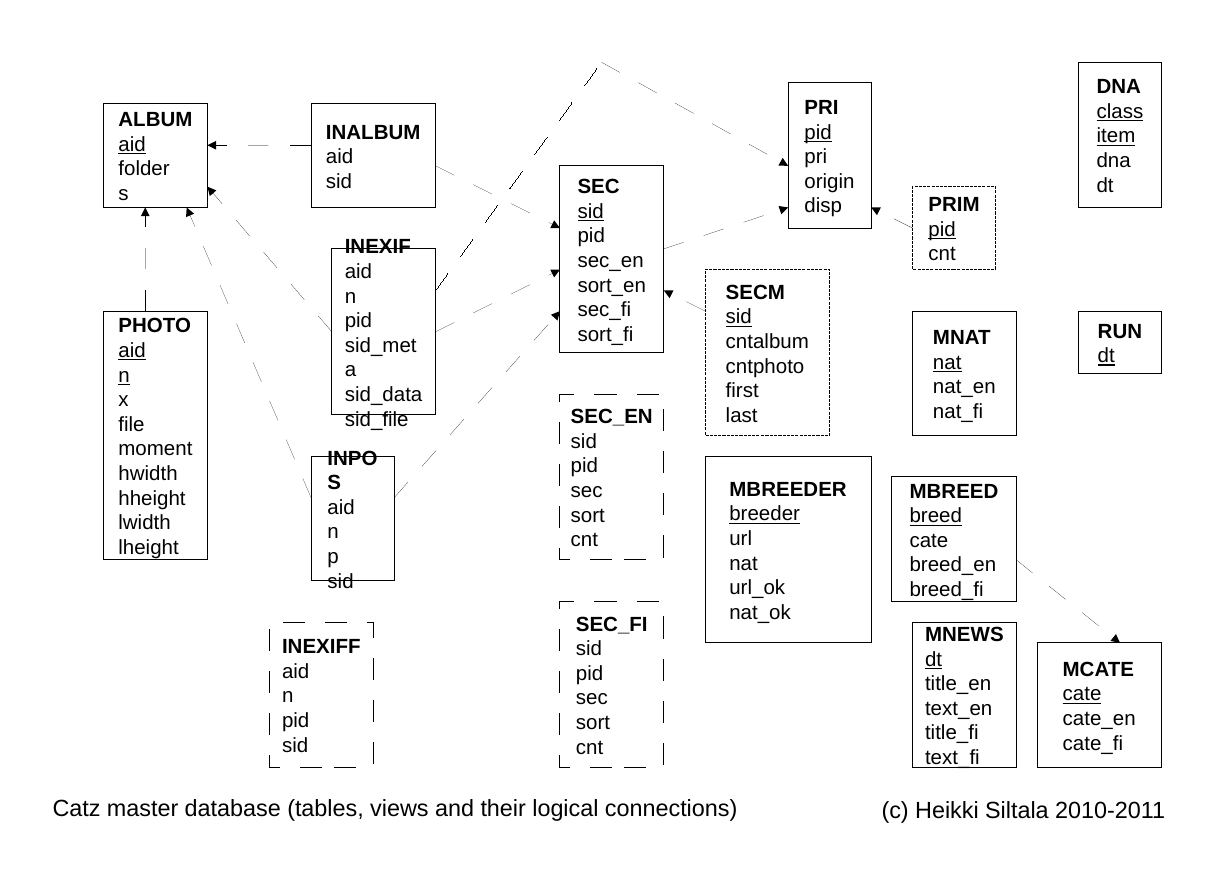
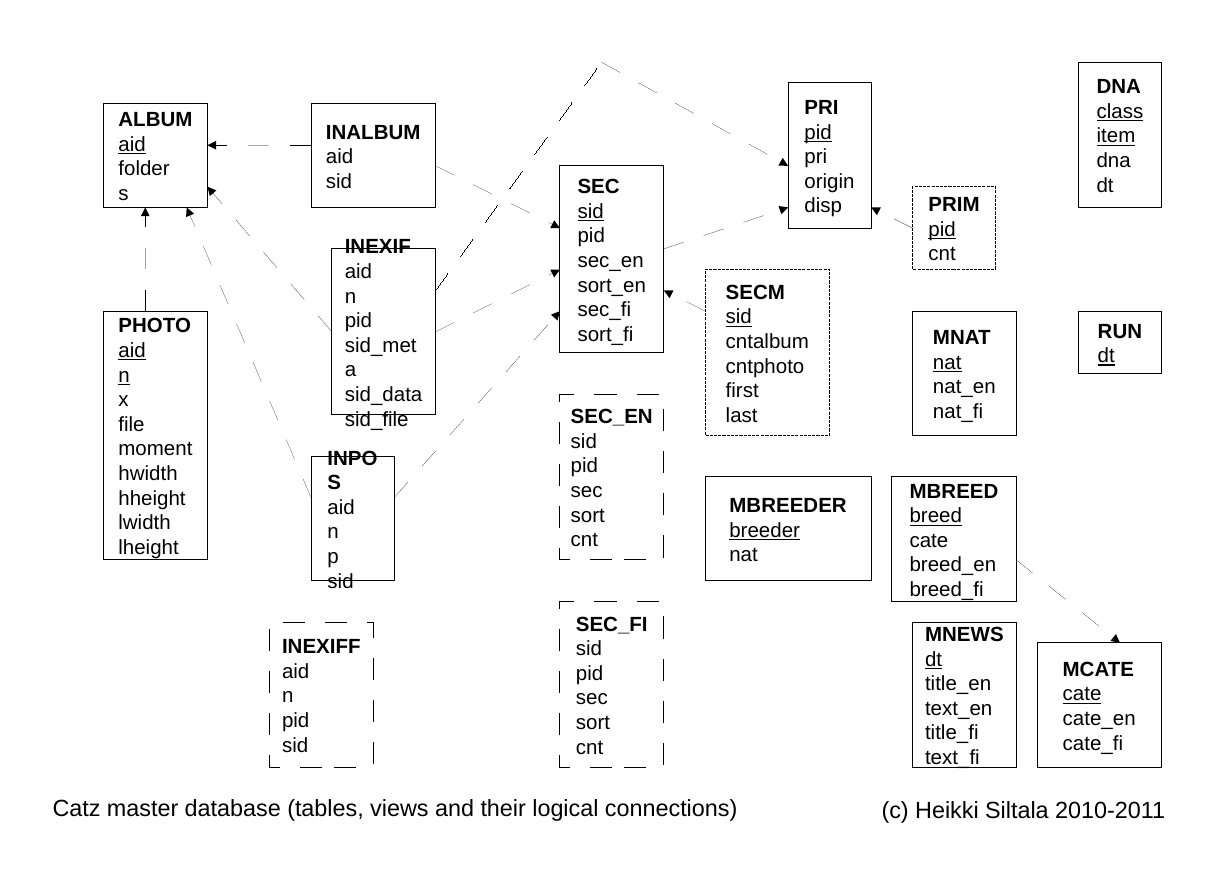
Before and after one commit to XDF/catz, a slide deck: slide 1 of doc/catz_master_database.odp. Drawn at 1232x871 pixels with LibreOffice and Linux fonts; fonts in the diff are those of the drawing. Boxes give left, top, right and bottom in pixels: in the first picture for what was removed or moved away, otherwise in the second. Text is boxed around its words. In the diff, an @@ line names an element or a change of style, - is before the commit and + after.

Commit message:
Changes on MBREEDER

```diff
--- a/doc/catz_master_database.odp
+++ b/doc/catz_master_database.odp
@@ rectangle "MBREEDER": place and size @@
-rectangle "MBREEDER" at (705,456,871,643)
+rectangle "MBREEDER" at (705,477,871,581)
@@ text in rectangle at (729,530,752,545): paragraph removed @@
-url
@@ text in rectangle at (729,579,791,623): paragraphs removed @@
-url_ok
-nat_ok
```
